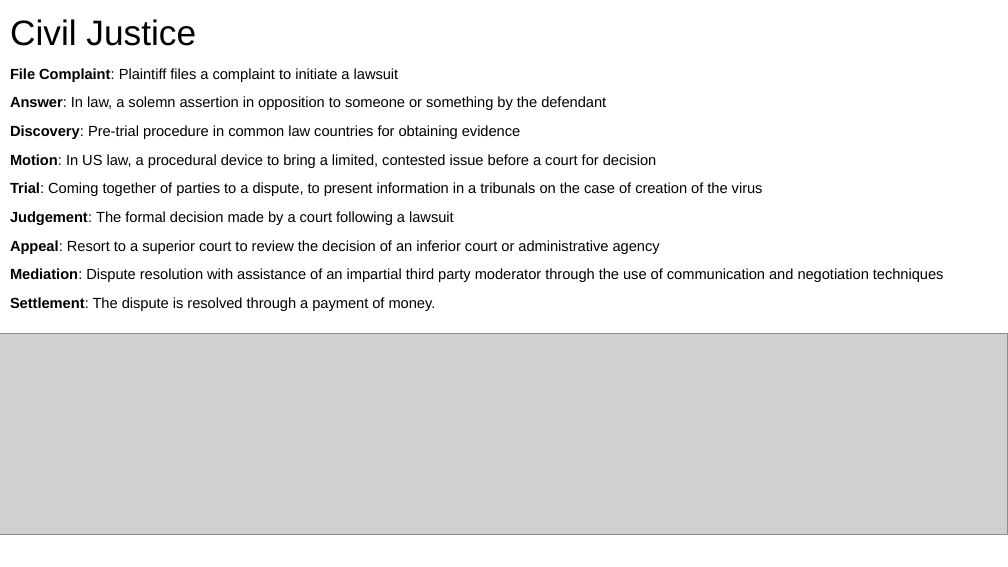
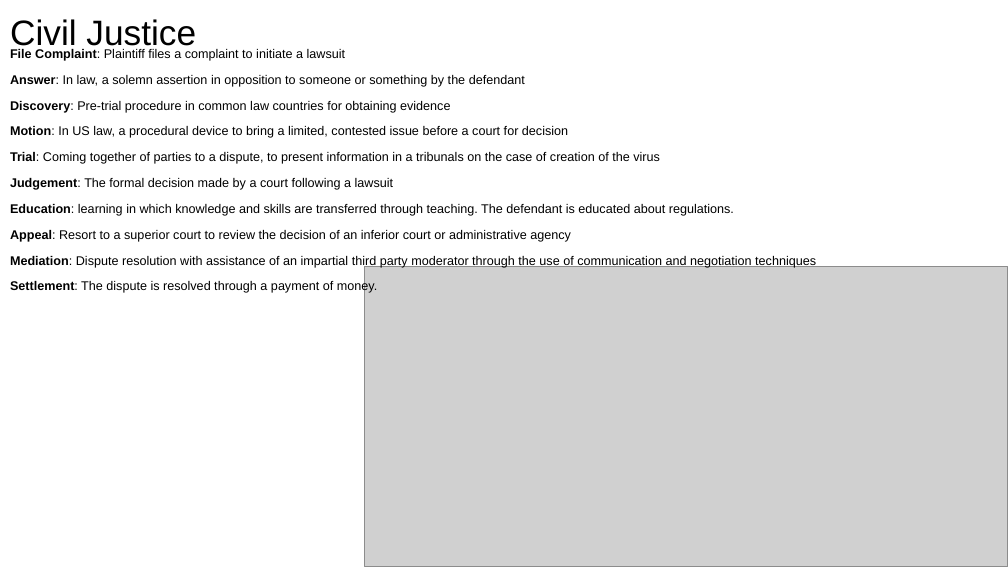
Before and after one commit to RESIN-KAIROS/schemalib, a slide deck: slide 13 of hrf/disease_outbreak.pptx (slide 11 before the commit). Drawn at 1008x567 pixels with LibreOffice and Linux fonts; fonts in the diff are those of the drawing; grey boxes stand for pictures. Boxes give left, top, right and bottom in pixels: in the first picture for what was removed or moved away, otherwise in the second. Text is boxed around its words. In the diff, an @@ line names an element or a change of style, - is before the commit and + after.

```diff
--- a/hrf/disease_outbreak.pptx
+++ b/hrf/disease_outbreak.pptx
@@ text "File Complaint: Plaintiff files a ..." moved from (x1=10, y1=68, x2=944, y2=311) to (x1=10, y1=49, x2=816, y2=294) @@
@@ text at (x1=10, y1=49, x2=816, y2=294): size 10.5 to 9 pt in "File Complaint: Plaintiff files a complaint to ...", "Answer: In law, a solemn assertion in ...", "Discovery: Pre-trial procedure in common law countries ...", "Motion: In US law, a procedural device ..." and 5 more places @@
@@ text at (x1=10, y1=204, x2=734, y2=216): paragraph added @@
+Education: learning in which knowledge and skills are transferred through teaching. The defendant is educated about regulations.
@@ picture added at (x1=365, y1=266, x2=1008, y2=566) @@
@@ picture removed at (x1=0, y1=334, x2=1008, y2=534) @@
```
Also in this commit, not shown: 7 other slides changed, 2 slides added, 5 other files.
